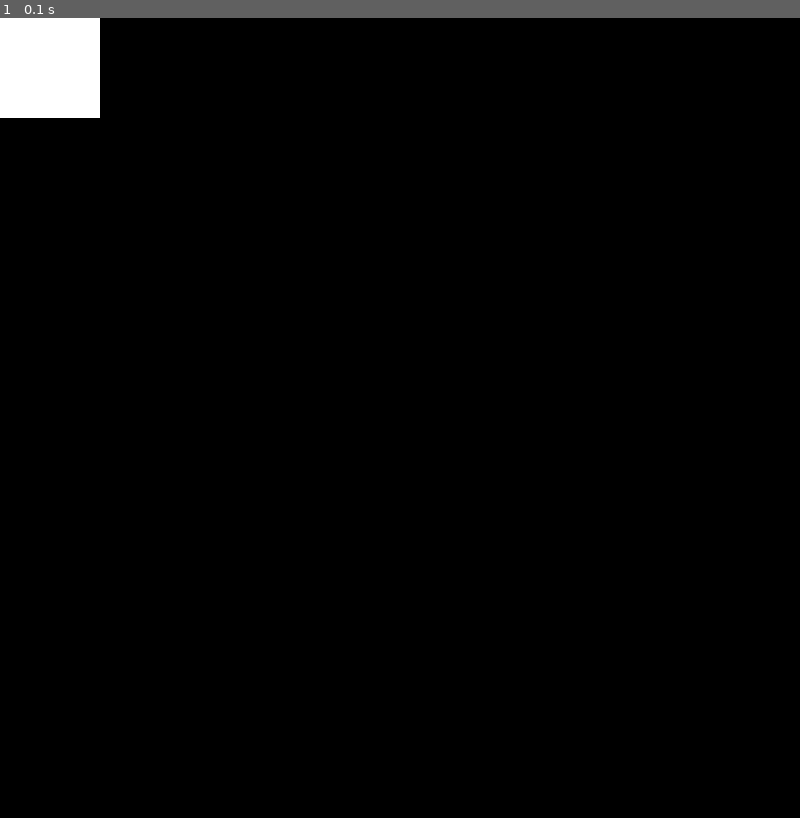
Above: before the commit, frame 1.
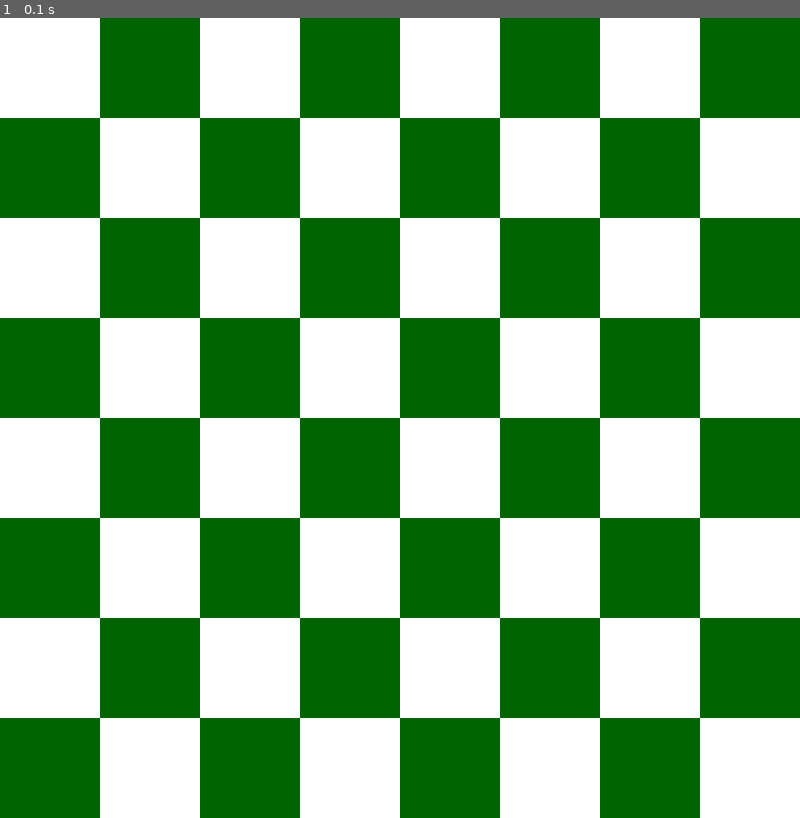
Above: after the commit, the same moment.

Repository: arvj9/PyCheckers
Game: pygame game, started from pygame_implementation.py
Two runs of this game, one before a commit and one after it. Both use one fixed random seed, a clock stepped at 60 frames per second and the inputs below.
Inputs:
- Up to frame 1 (0.1 s): no input

The runs differ from the first frame. In frame 1, 98% of the frame differs, in the area x 0-100%, y 0-100%.

Commit message:
Created the board.

Diff:
--- a/pygame_implementation.py
+++ b/pygame_implementation.py
@@ -1,39 +1,48 @@
 import sys
 
 import pygame
+from pygame.locals import *
 
 
 pygame.init()
 
 # Pre-defined game settings
-GAME_WIDTH = 800
-GAME_HEIGHT = 800
-GAME_SIZE = (GAME_WIDTH, GAME_HEIGHT)
+GAME_SIZE = GAME_WIDTH, GAME_HEIGHT = 800, 800
 
 FPS = 60
 frame_per_second = pygame.time.Clock()
 
-# Pre-defined colors -> rgb(0-255, 0-255, 0-255)
-WHITE = (255, 255, 255)
-BLACK = (0, 0, 0)
-RED = (255, 0, 0)
-GREEN = (0, 255, 0)
-BLUE = (0, 0, 255)
+
 
 DISPLAY_SURFACE = pygame.display.set_mode(GAME_SIZE)
-DISPLAY_SURFACE.fill(BLACK)
+DISPLAY_SURFACE.fill("black")
+
 
 class Square(pygame.Rect):
-    def __init__(self, left: float, top: float, width: float, color = WHITE):
-        super().__init__(left, top, width, width)
+    width = 100
+    def __init__(self, left, top, color="white"):
+        super().__init__(left, top, self.width, self.width)
         self.color = color
 
     def draw(self, surface):
         pygame.draw.rect(surface, self.color, self)
 
 
+class Board:
+    def __init__(self):
+        self.board = []
+        for i in range(8):
+            for j in range(8):
+                self.board.append(Square(i * 100, j * 100, "white" if (i + j) % 2 == 0 else "darkgreen"))
+
+    def draw(self):
+        for column in self.board:
+            for square in self.board:
+                square.draw(DISPLAY_SURFACE)
+
+
 # object instantiation
-SQUARE = Square(0, 0, 100)
+board = Board()
 
 while True:
     for event in pygame.event.get():
@@ -45,7 +54,7 @@
 
 
     # draw game
-    SQUARE.draw(DISPLAY_SURFACE)
+    board.draw()
 
     pygame.display.update()
     frame_per_second.tick(FPS)
